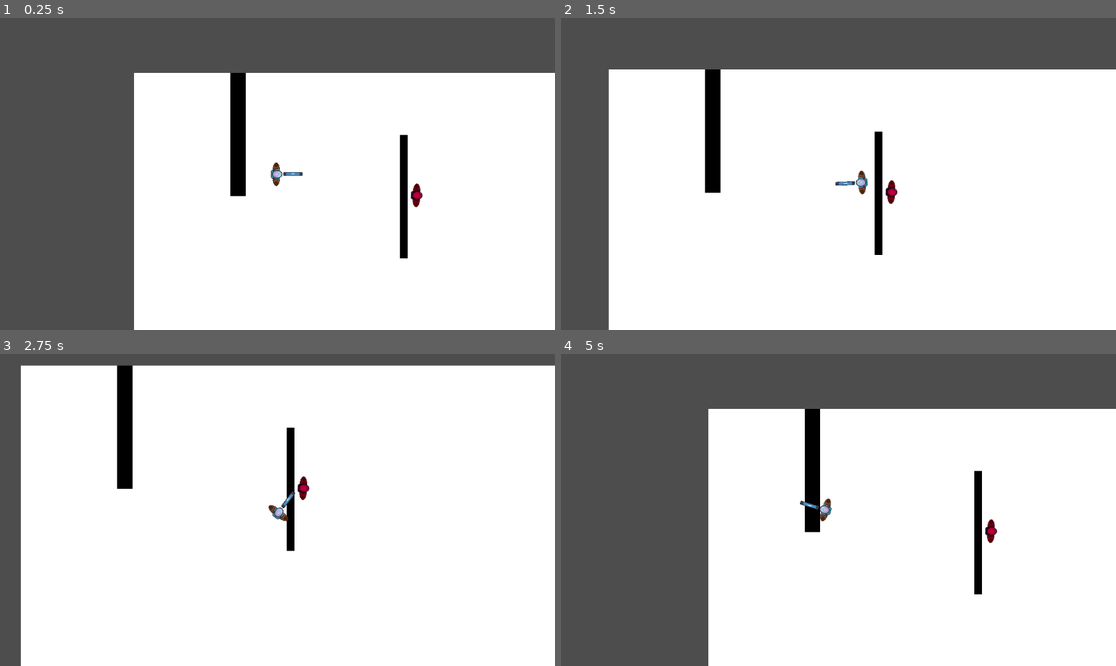
Above: before the commit, frames 1-4 (two rows, left to right).
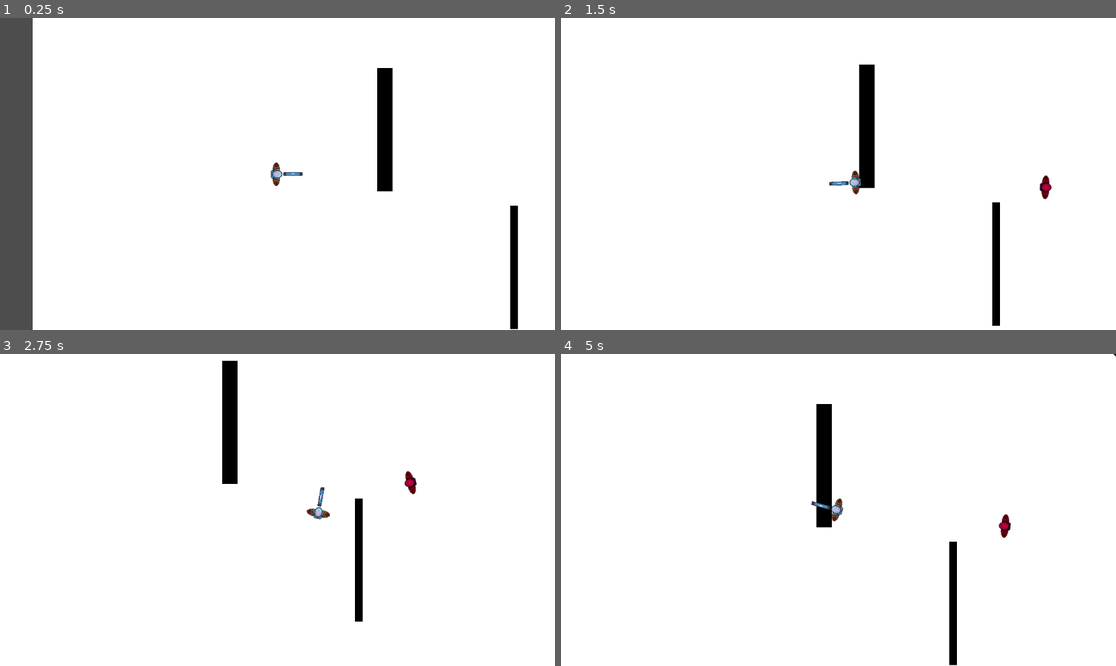
Above: after the commit, the same moments.

Repository: LurkenW/heistrouglite
Game: Godot game, scene res://scenes/bankTemp.tscn
Same seed, same stepped clock (60 frames per second), same inputs: the game is played once before the commit and once after it. The engine's default icon, where the game draws it, is replaced by a stand-in: a white triangle on a blue panel in a dark square.
Inputs (mouse positions are in pixels of both pictures, inside the frame that each line leads up to):
- Up to frame 1 (0.25 s): no input
- Up to frame 2 (1.5 s): tap Enter at 0.5 s; move the mouse to (960, 158) at 0.52 s; hold D (move_right) 0.53-1.28 s; hold Shift (player_sprint_shift) 0.53-1.28 s; click (960, 158) at 0.67 s; move the mouse to (727, 189) at 1.27 s; hold S (move_down) from 1.28 s (still down); click (727, 189) at 1.35 s
- Up to frame 3 (2.75 s): move the mouse to (333, 441) at 2.02 s; release S (move_down) at 2.03 s; hold D (move_right) from 2.03 s (still down); hold Shift (player_sprint_shift) from 2.03 s (still down)
- Up to frame 4 (5 s): move the mouse to (810, 572) at 2.77 s; release D (move_right) at 2.78 s; release Shift (player_sprint_shift) at 2.78 s; hold W (move_up) 2.78-3.53 s; click (810, 572) at 2.85 s; move the mouse to (1005, 556) at 3.52 s; hold Shift (player_sprint_shift) 3.53-4.28 s; hold A (move_left) from 3.53 s (still down); move the mouse to (672, 463) at 4.27 s; click (672, 463) at 4.35 s

The runs differ from the first frame. In frame 1, 35% of the frame differs, in the area x 5-100%, y 0-100%; in frame 2, 27%; in frame 3, 11%; in frame 4, 43%, in the area x 0-100%, y 0-100%.

Commit message:
Improved Enemy Behavior
Slight improvements make the enemy face towards and move to more appropriate locations.

Also renamed variables and functions for improved consistency

Diff:
--- a/heist_game/scenes/bankTemp.tscn
+++ b/heist_game/scenes/bankTemp.tscn
@@ -15,8 +15,8 @@
 
 [node name="background" type="ColorRect" parent="map"]
 z_index = -5
-offset_left = -256.0
-offset_top = -256.0
+offset_left = -771.0
+offset_top = -766.0
 offset_right = 1043.0
 offset_bottom = 557.0
 
@@ -27,7 +27,7 @@
 offset_bottom = 40.0
 
 [node name="StaticBody2D" type="StaticBody2D" parent="map/walls"]
-position = Vector2(304, 1)
+position = Vector2(228, 158)
 
 [node name="CollisionShape2D" type="CollisionShape2D" parent="map/walls/StaticBody2D"]
 shape = SubResource("RectangleShape2D_2nibo")
@@ -39,6 +39,7 @@
 offset_bottom = 128.0
 pivot_offset = Vector2(8, 128)
 color = Color(0, 0, 0, 1)
+metadata/_edit_use_anchors_ = true
 
 [node name="StaticBody2D2" type="StaticBody2D" parent="map/walls"]
 position = Vector2(-56, -256)
@@ -52,8 +53,40 @@
 position = Vector2(16, 128)
 shape = SubResource("RectangleShape2D_mku13")
 
+[node name="StaticBody2D3" type="StaticBody2D" parent="map/walls"]
+position = Vector2(655, -284)
+rotation = -0.833009
+scale = Vector2(1, 2.43144)
+
+[node name="CollisionShape2D" type="CollisionShape2D" parent="map/walls/StaticBody2D3"]
+shape = SubResource("RectangleShape2D_2nibo")
+
+[node name="ColorRect" type="ColorRect" parent="map/walls/StaticBody2D3"]
+offset_left = -8.0
+offset_top = -128.0
+offset_right = 8.0
+offset_bottom = 128.0
+pivot_offset = Vector2(8, 128)
+color = Color(0, 0, 0, 1)
+metadata/_edit_use_anchors_ = true
+
+[node name="StaticBody2D4" type="StaticBody2D" parent="map/walls"]
+position = Vector2(878, -195)
+
+[node name="CollisionShape2D" type="CollisionShape2D" parent="map/walls/StaticBody2D4"]
+shape = SubResource("RectangleShape2D_2nibo")
+
+[node name="ColorRect" type="ColorRect" parent="map/walls/StaticBody2D4"]
+offset_left = -8.0
+offset_top = -128.0
+offset_right = 8.0
+offset_bottom = 128.0
+pivot_offset = Vector2(8, 128)
+color = Color(0, 0, 0, 1)
+metadata/_edit_use_anchors_ = true
+
 [node name="CharacterBody2D" parent="." instance=ExtResource("1_pmx1x")]
-position = Vector2(42, -46)
+position = Vector2(-263, -36)
 
 [node name="guardEnemy" parent="." instance=ExtResource("2_34ac4")]
 position = Vector2(333, -2)
--- a/heist_game/scenes/enemy.tscn
+++ b/heist_game/scenes/enemy.tscn
@@ -36,6 +36,8 @@
 scale = Vector2(15, 15)
 shape = SubResource("CircleShape2D_3i5kr")
 
+[node name="NavigationAgent2D" type="NavigationAgent2D" parent="."]
+
 [connection signal="body_entered" from="Sight" to="." method="_on_sight_body_entered"]
 [connection signal="body_exited" from="Sight" to="." method="_on_sight_body_exited"]
 [connection signal="body_entered" from="Auto-Detect" to="." method="_on_auto_detect_body_entered"]
--- a/heist_game/scripts/enemy.gd
+++ b/heist_game/scripts/enemy.gd
@@ -2,11 +2,13 @@
 
 @onready var target_player = get_node("/root/root/CharacterBody2D")
 
-var SPEED = 100.0
+var speed = 100.0
 var health = 100
 var movement_delay = 1.0
 var movement_timer: Timer
 var alert_timer: Timer
+
+var target_position
 
 var alerted: bool
 
@@ -27,50 +29,56 @@
 	alert_timer.one_shot = true
 	alert_timer.name = "AlertTimer"
 
-func _physics_process(delta: float) -> void:
+func _physics_process(_delta: float) -> void:
 	if (self.global_position.distance_to(target_player.global_position) < 100):
-		SPEED = 50
+		speed = 50
 	else:
-		SPEED = 100
-	if alerted == true:
-		look_at(target_player.global_position)
+		speed = 100
 	if player_in_range == true:
 		_sight_check()
 	move_and_slide()
+	if target_position:
+		look_at(target_position)
+		if (self.global_position.distance_to(target_position) < 20 && player_in_sight == false):
+			velocity = Vector2(0,0)
+			movement_timer.stop()
 
 func _on_movement_timer_timeout():
 	movement_timer.wait_time = movement_delay
-	make_movement_decision(target_player)
+	make_movement_decision()
 
-func make_movement_decision(target):
-	if (self.global_position.distance_to(target_player.global_position) < 110):
-		movement_delay = 0.2
-		_move_to_target(target)
+func make_movement_decision():
+	if (self.global_position.distance_to(target_position) < 110):
+		movement_delay = 0.1
+		_move_to_target()
 	else:
-		var rng = randi_range(0,3)
-		match rng:
-			0:
-				movement_delay = 0.5
-				strafe_target(target)
-			_:
-				movement_delay = 0.8
-				_move_to_target(target)
+		if (player_in_sight == false):
+			_move_to_target()
+		else:
+			var rng = randi_range(0,3)
+			match rng:
+				0:
+					movement_delay = 0.5
+					strafe_target()
+				_:
+					movement_delay = 0.8
+					_move_to_target()
 
 	#Moves directly towards target
-func _move_to_target(target):
-	var direction = global_position.direction_to(target.global_position)
-	velocity = direction * SPEED
+func _move_to_target():
+	var direction = global_position.direction_to(target_position)
+	velocity = direction * speed
 
 	#Picks a random direction to strafe
-func strafe_target(target):
-	var direction = global_position.direction_to(target.global_position)
+func strafe_target():
+	var direction = global_position.direction_to(target_position)
 	var rng = randi_range(0,1)
 	match rng:
 		0:
 			direction = direction.rotated(PI/4)
 		1:
 			direction = direction.rotated(-PI/4)
-	velocity = direction * SPEED
+	velocity = direction * speed
 
 func take_damage(dmg):
 	health -= dmg
@@ -92,14 +100,15 @@
 	#Sets up a raycast that checks if the enemy has direct LOS to the player
 	var space_state = get_world_2d().direct_space_state
 	var query = PhysicsRayQueryParameters2D.create(global_position, target_player.global_position)
-	var _sight_check = space_state.intersect_ray(query)
+	var sight_check_result = space_state.intersect_ray(query)
 
 	#If the cast succeeds, activate the alertness timer
-	if _sight_check:
-		if _sight_check.collider.name == target_player.name:
+	if sight_check_result:
+		if sight_check_result.collider.name == target_player.name:
 			if (player_in_sight == false):
 				alert_timer.start()
 			player_in_sight = true
+			target_position = target_player.global_position
 		else:
 			player_in_sight = false
 			_on_alert_timer_timeout() #Spit and scotch-tape ass way of doing it
@@ -107,9 +116,6 @@
 func alert_status() -> void:
 	if alerted == true:
 		movement_timer.start()
-	else:
-		velocity = Vector2(0,0)
-		movement_timer.stop()
 
 func _on_alert_timer_timeout():
 	if player_in_sight == true:
